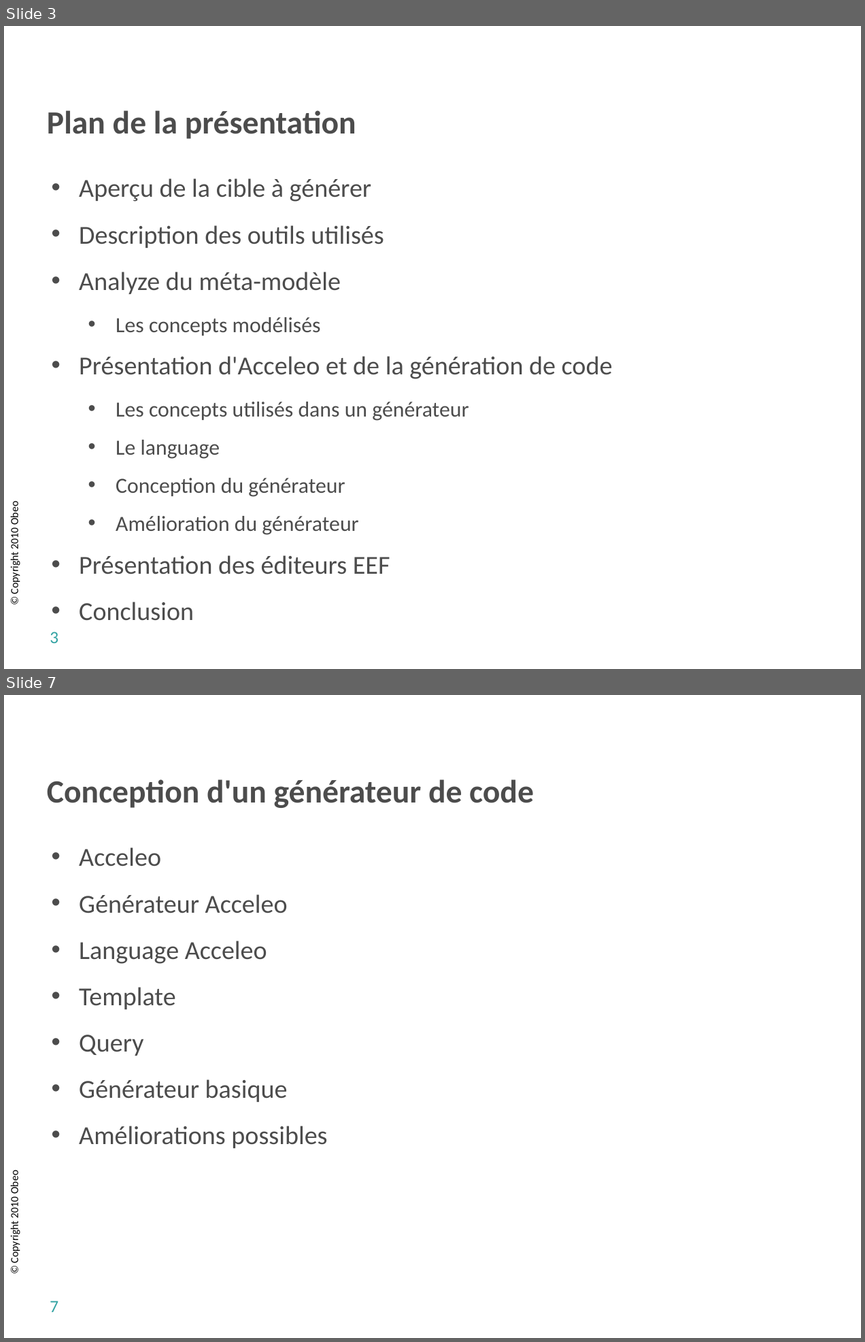
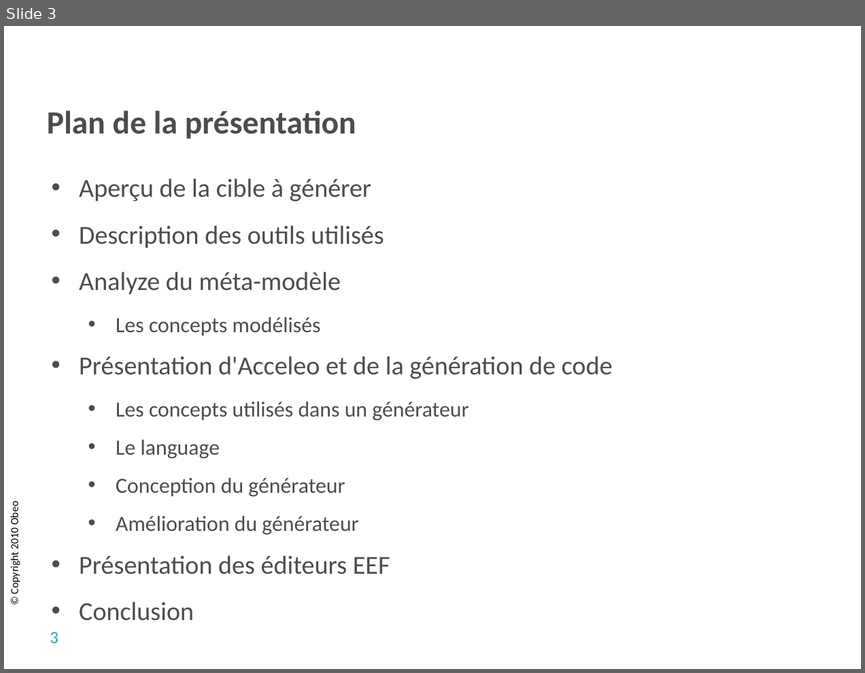
Before and after one commit to sbegaudeau/acceleo-tutorial, a slide deck: documentation/org.eclipse.acceleo.tutorial.slides/breizhcamp/Acceleo Tutorial Breizhcamp.odp. Shown one above the other, each under a label of ours: slides 3 and 7 before the commit, slide 3 after it; the slides between them are not shown. The pictures are 865x1342 and 865x673 pixels, drawn with LibreOffice and Linux fonts; fonts in the diff are those of the drawing; background and template pictures are left out. Boxes give left, top, right and bottom in pixels: in the first picture for what was removed or moved away, otherwise in the second. Text is boxed around its words. In the diff, an @@ line names an element or a change of style, - is before the commit and + after.

```diff
--- a/documentation/org.eclipse.acceleo.tutorial.slides/breizhcamp/Acceleo Tutorial Breizhcamp.odp
+++ b/documentation/org.eclipse.acceleo.tutorial.slides/breizhcamp/Acceleo Tutorial Breizhcamp.odp
@@ slide 7 removed at (x1=4, y1=695, x2=861, y2=1338), background #FFFFFF; not listed: 1 template element that a slide beside it also shows @@
@@ title removed at (x1=47, y1=779, x2=534, y2=808) @@
-Conception d'un générateur de code
@@ text removed at (x1=79, y1=847, x2=327, y2=1148) @@
-• Acceleo
-• Générateur Acceleo
-• Language Acceleo
-• Template
-• Query
-• Générateur basique
-• Améliorations possibles
@@ page number removed at (x1=50, y1=1300, x2=58, y2=1312) @@
-7
```
Also in this commit, not shown: 4 slides changed, 6 slides added, 3 other slides removed, 1 other file.
